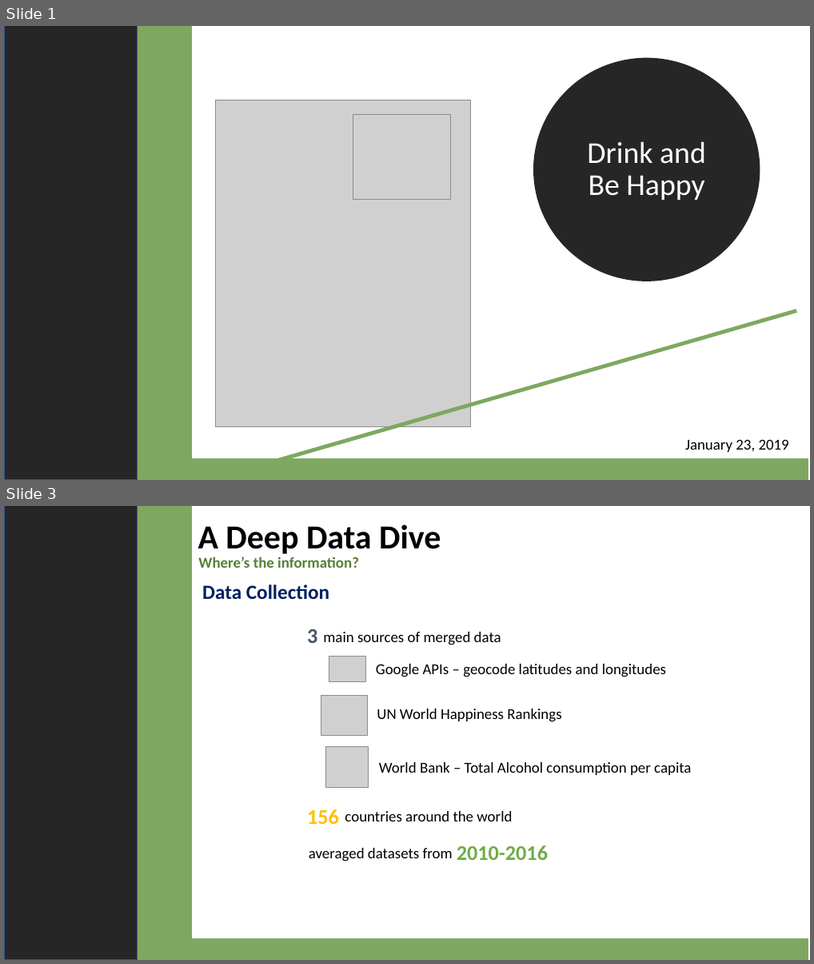
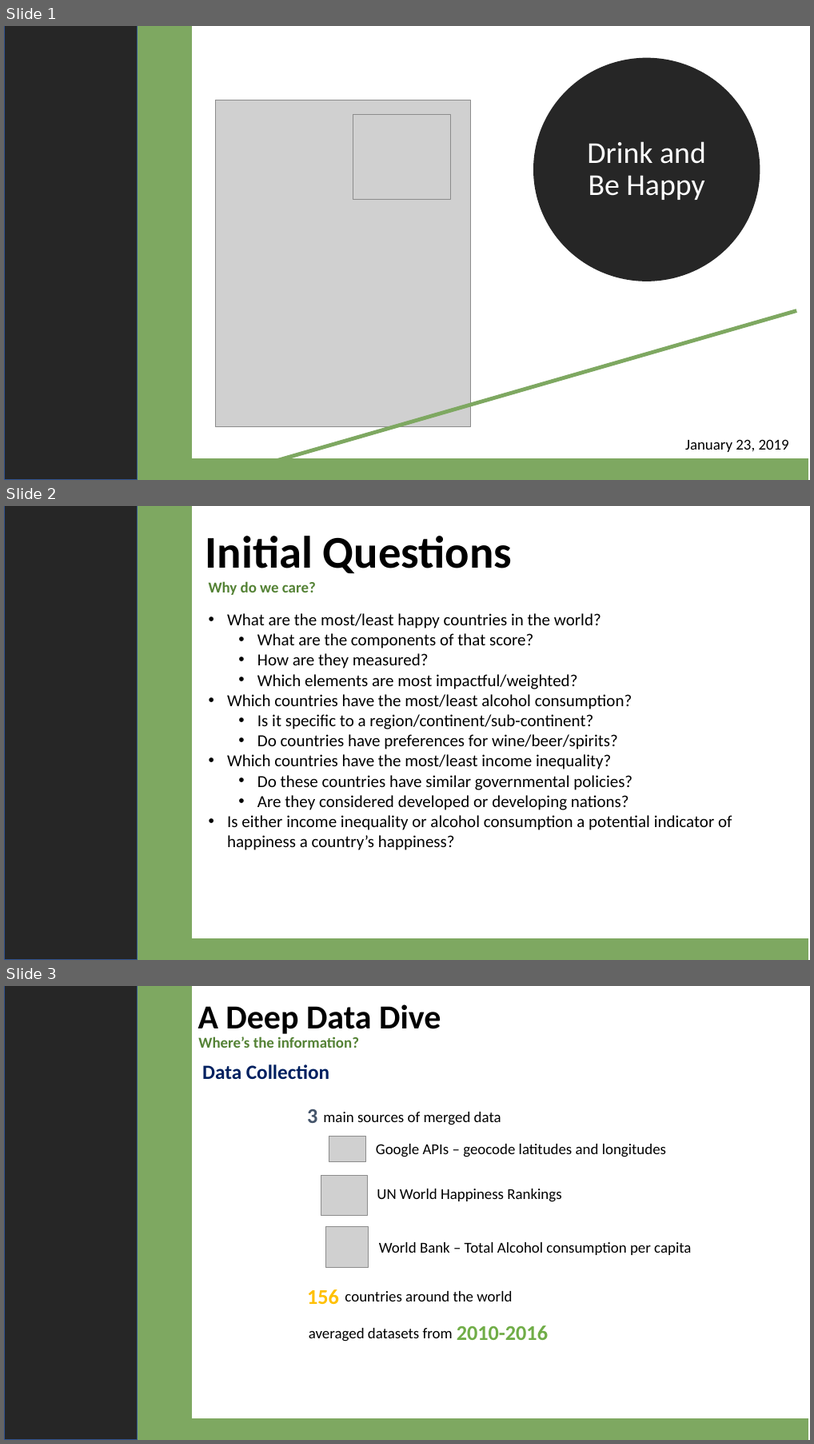
Before and after one commit to 4d4m43/DrinkAndBeHapPY, a slide deck: DrinkandBeHappy.pptx. Shown one above the other, each under a label of ours: slides 1 and 3 before the commit, slides 1, 2 and 3 after it; the slides between them are not shown. The pictures are 814x964 and 814x1444 pixels, drawn with LibreOffice and Linux fonts; fonts in the diff are those of the drawing; grey boxes stand for pictures. Boxes give left, top, right and bottom in pixels: in the first picture for what was removed or moved away, otherwise in the second. Text is boxed around its words. In the diff, an @@ line names an element or a change of style, - is before the commit and + after.

```diff
--- a/DrinkandBeHappy.pptx
+++ b/DrinkandBeHappy.pptx
@@ slide 2 added at [4,506,810,960], background #FFFFFF @@
@@ rectangle added at [4,506,137,960], fill #262626, outline #325491 1 pt @@
@@ rectangle added at [70,506,191,960], fill #7EA861, outline #7EA861 1 pt @@
@@ text added at [206,536,512,573], 54 pt, text #000000, bold @@
+Initial Questions
@@ text added at [209,581,316,595], 18 pt, text #548235, bold @@
+Why do we care?
@@ text added at [227,613,733,850], 20 pt, text #000000 @@
+        • What are the most/least happy countries in the world?
+          • What are the components of that score?
+          • How are they measured?
+          • Which elements are most impactful/weighted?
+        • Which countries have the most/least alcohol consumption?
+          • Is it specific to a region/continent/sub-continent?
+          • Do countries have preferences for wine/beer/spirits?
+        • Which countries have the most/least income inequality?
+          • Do these countries have similar governmental policies?
+          • Are they considered developed or developing nations?
+        • Is either income inequality or alcohol consumption a potential indicator of happiness a country’s happiness?
@@ rectangle added at [169,939,809,960], fill #7EA861, outline #7EA861 1 pt @@
```
Also in this commit, not shown: 2 other slides added, 2 slides removed, 2 other files.
